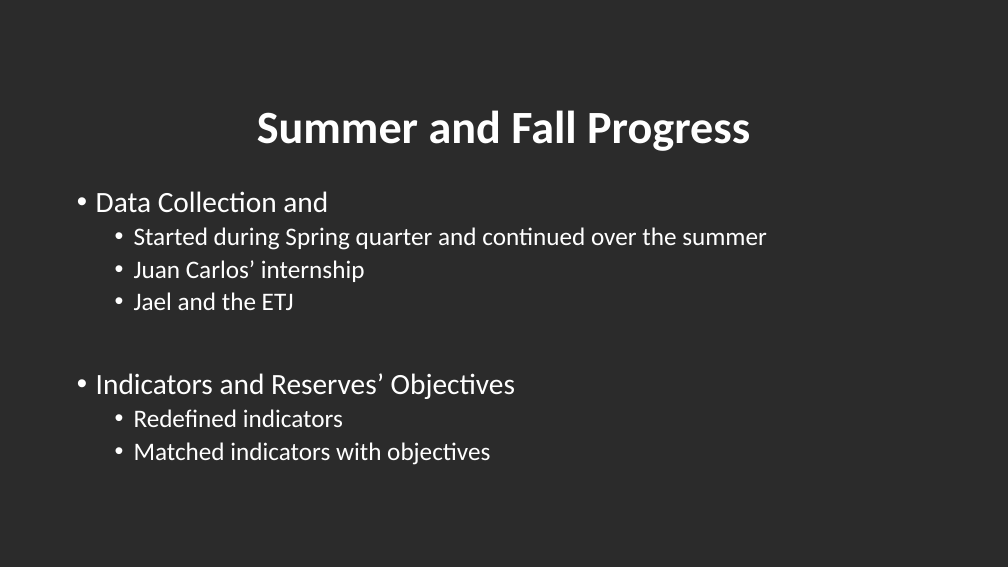
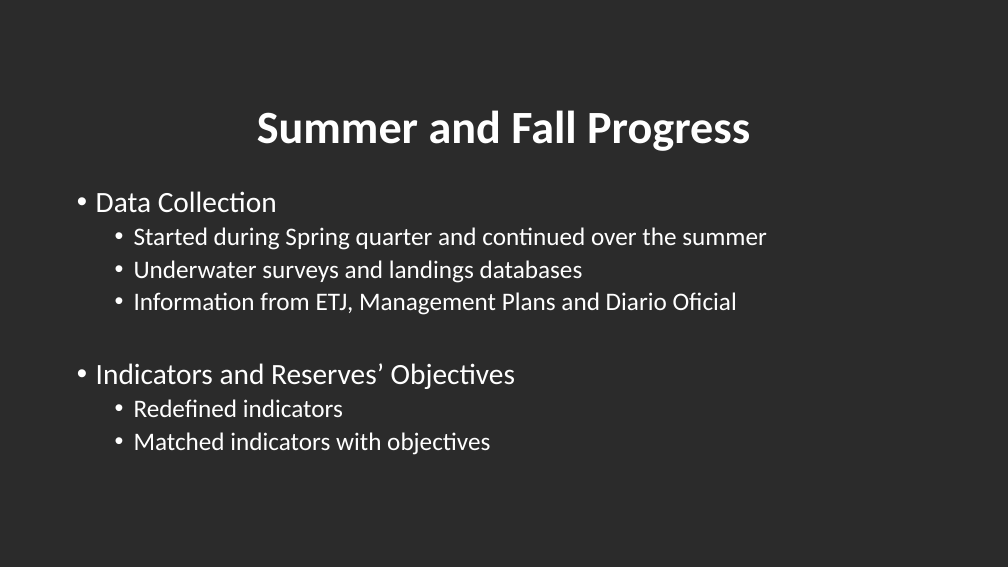
Before and after one commit to turfeffect/Docs, a slide deck: slide 3 of Presentations/Fall Review Meeting/A FRAMEWORK TO EVALUATE MARINE RESERVES IN MEXICO.pptx. Drawn at 1008x567 pixels with LibreOffice and Linux fonts; fonts in the diff are those of the drawing; background and template pictures are left out; a plain dark background stands for a picture behind light text. Boxes give left, top, right and bottom in pixels: in the first picture for what was removed or moved away, otherwise in the second. Text is boxed around its words. In the diff, an @@ line names an element or a change of style, - is before the commit and + after.

```diff
--- a/Presentations/Fall Review Meeting/A FRAMEWORK TO EVALUATE MARINE RESERVES IN MEXICO.pptx
+++ b/Presentations/Fall Review Meeting/A FRAMEWORK TO EVALUATE MARINE RESERVES IN MEXICO.pptx
@@ text at [96,191,277,212]: text changed @@
-• Data Collection and
+• Data Collection
@@ text at [134,260,737,315]: text changed @@
-  • Juan Carlos’ internship
-  • Jael and the ETJ
+  • Underwater surveys and landings databases
+  • Information from ETJ, Management Plans and Diario Oficial
```
Also in this commit, not shown: 2 other slides changed.
